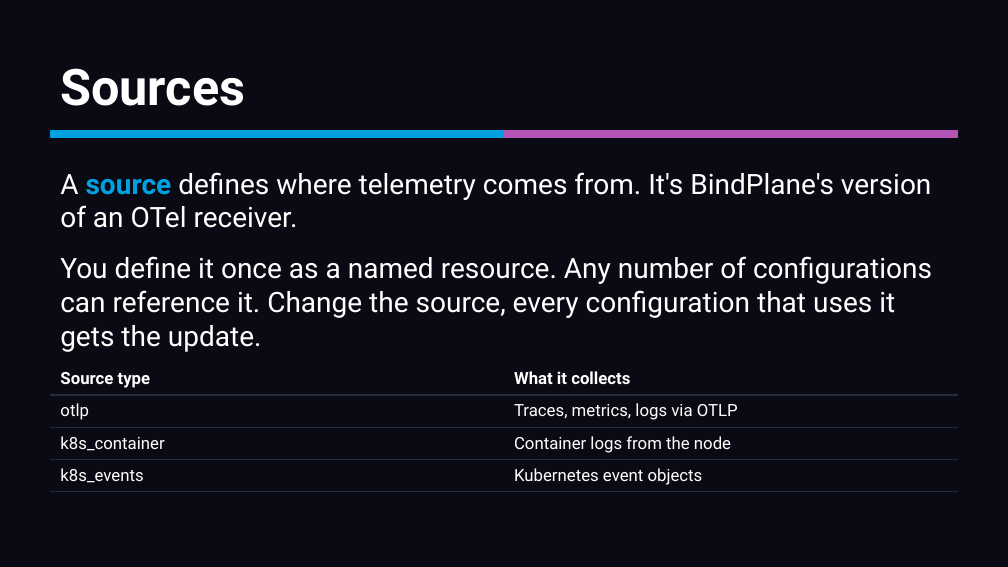
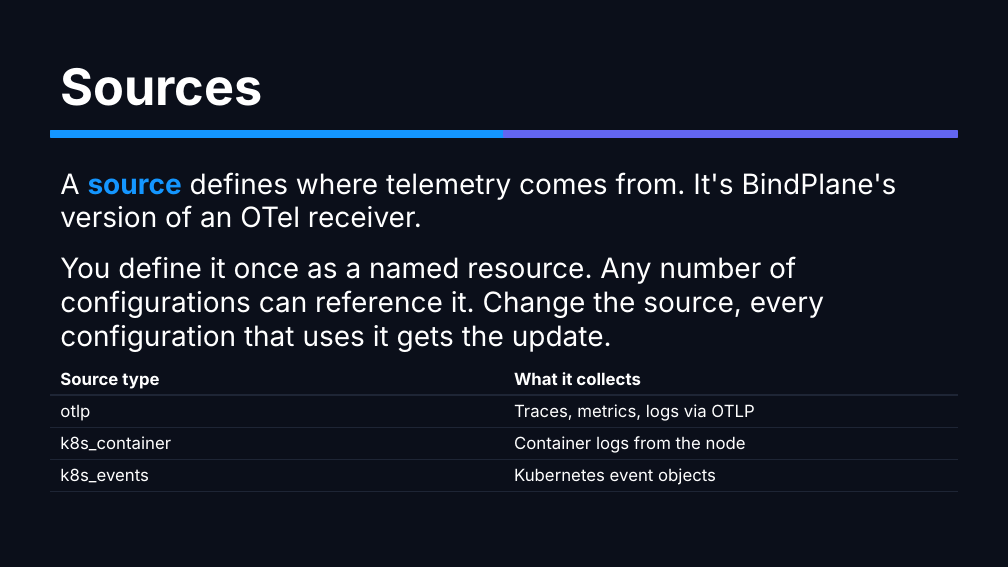
Before and after one commit to mreider/astroshop-bindplane-labs, a slide deck: slide 13 of docs/bindplane-primer/bindplane-primer.pptx. Drawn at 1008x567 pixels with LibreOffice and Linux fonts; fonts in the diff are those of the drawing. Boxes give left, top, right and bottom in pixels: in the first picture for what was removed or moved away, otherwise in the second. Text is boxed around its words. In the diff, an @@ line names an element or a change of style, - is before the commit and + after.

```diff
--- a/docs/bindplane-primer/bindplane-primer.pptx
+++ b/docs/bindplane-primer/bindplane-primer.pptx
@@ background #0A0A14 to #0B0F1A @@
@@ text "Sources" at box(60, 68, 262, 106): font Roboto to Inter @@
@@ rectangle at box(50, 131, 504, 137): fill #00A1E0 to #1496FF; outline #00A1E0 1 pt to #1496FF 1 pt @@
@@ rectangle at box(504, 131, 958, 137): fill #B455B6 to #6366F1; outline #B455B6 1 pt to #6366F1 1 pt @@
@@ text "A source defines where telemetry ..." at box(60, 172, 897, 228): font Roboto to Inter; text colour #00A1E0 to #1496FF in "source" @@
@@ text "You define it once as ..." at box(60, 256, 824, 352): font Roboto to Inter @@
@@ table at box(50, 363, 958, 489) @@
@@ fill #0A0A14 to #0B0F1A in 8 cells @@
@@ font Roboto to Inter @@
@@ borders changed @@
```
Also in this commit, not shown: 57 other slides changed, 3 other files.
